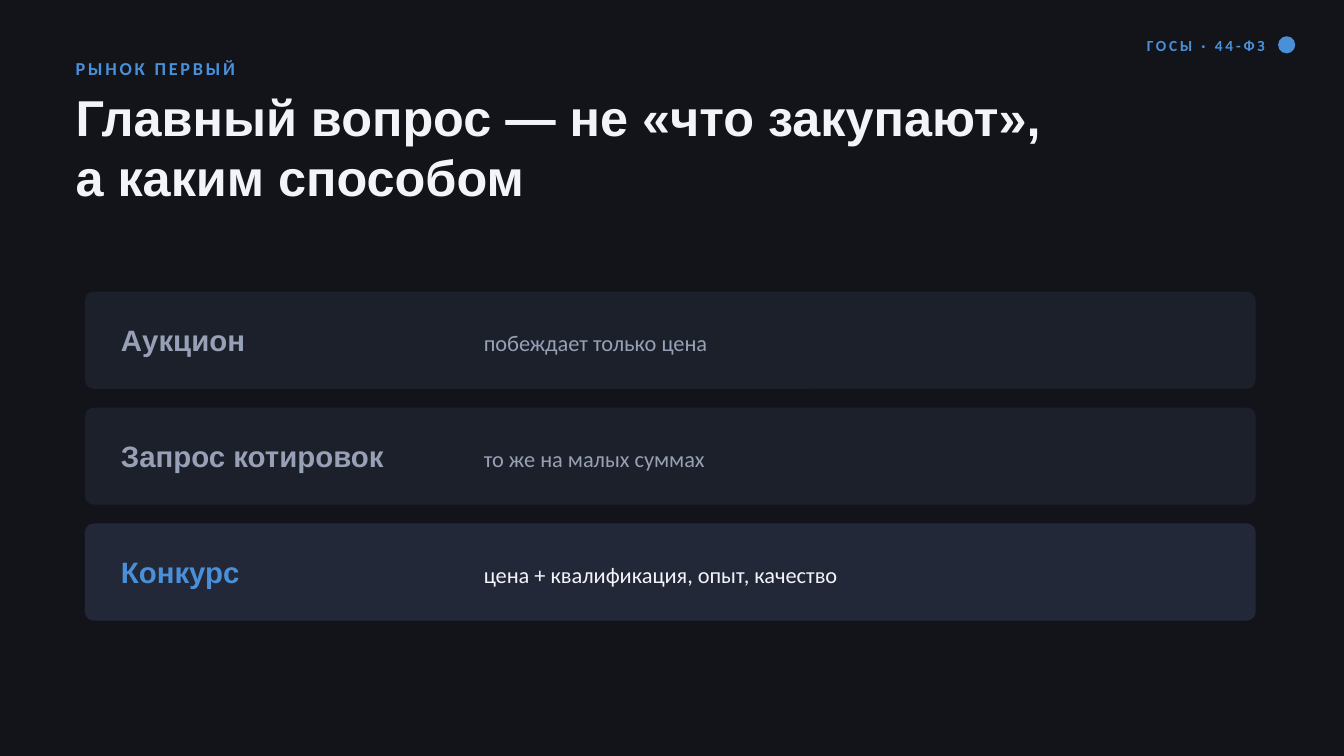
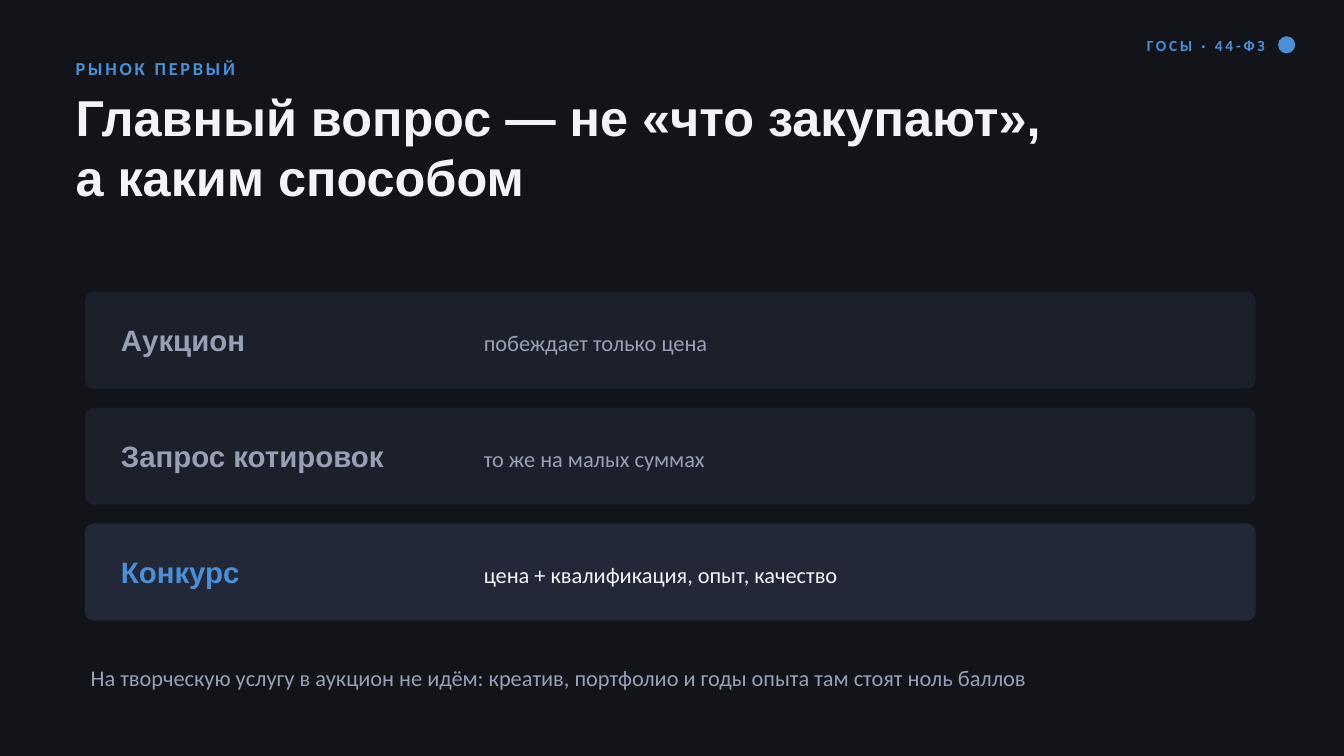
Before and after one commit to t4993408232-collab/analizator-bot, a slide deck: slide 7 of talks/2026-08-06-prodavay-kak-faunder/Как-выигрывать-тендеры.pptx. Drawn at 1344x756 pixels with LibreOffice and Linux fonts; fonts in the diff are those of the drawing. Boxes give left, top, right and bottom in pixels: in the first picture for what was removed or moved away, otherwise in the second. Text is boxed around its words. In the diff, an @@ line names an element or a change of style, - is before the commit and + after.

```diff
--- a/talks/2026-08-06-prodavay-kak-faunder/Как-выигрывать-тендеры.pptx
+++ b/talks/2026-08-06-prodavay-kak-faunder/Как-выигрывать-тендеры.pptx
@@ text added at <box>91,671,1026,690</box>, 16 pt, text #97A0B5 @@
+На творческую услугу в аукцион не идём: креатив, портфолио и годы опыта там стоят ноль баллов
```
Also in this commit, not shown: 6 other slides changed, 1 slide added, 2 slides removed, 4 other files.
